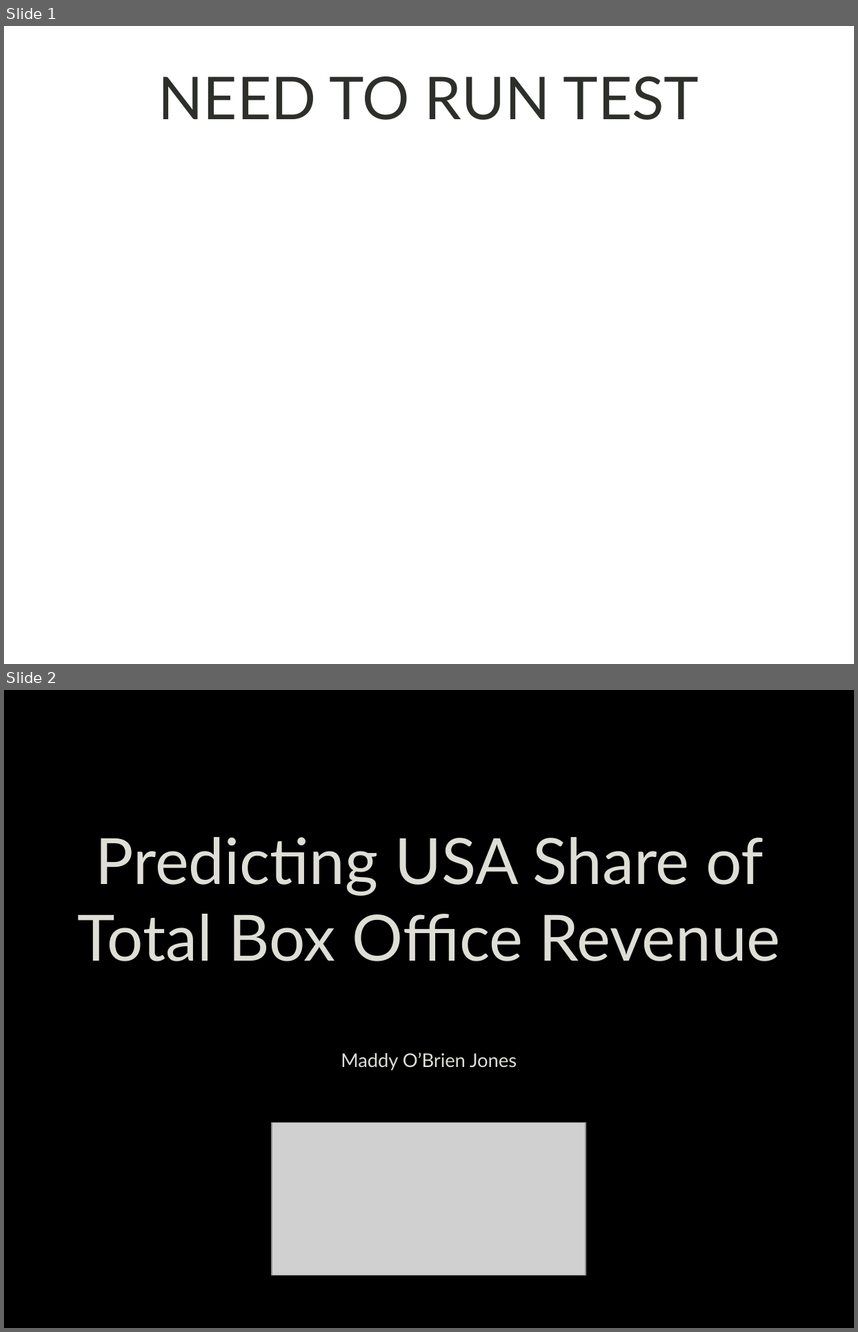
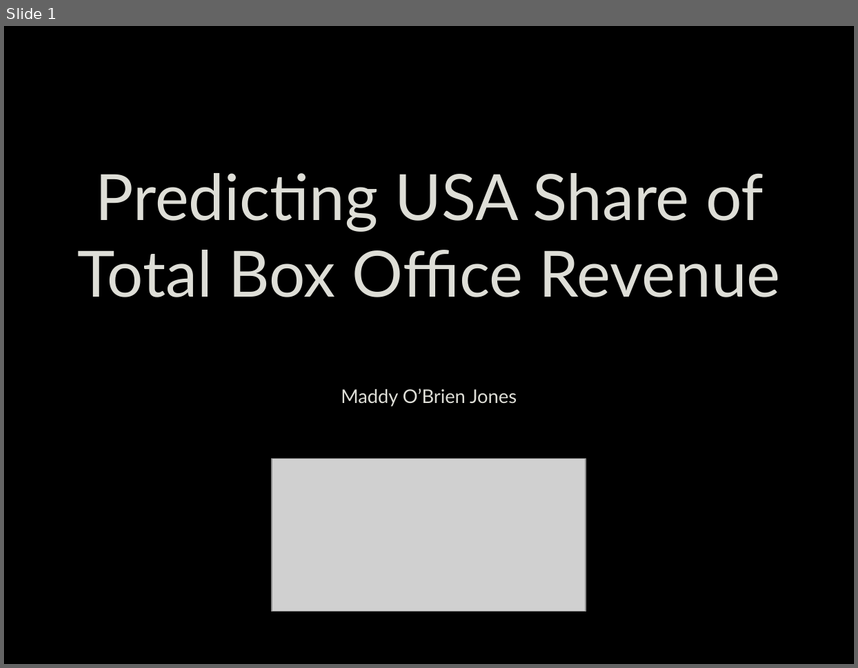
Before and after one commit to maddyobrienjones/project_luther, a slide deck: luther.pptx. Shown one above the other, each under a label of ours: slides 1 and 2 before the commit, slide 1 after it. The pictures are 858x1332 and 858x668 pixels, drawn with LibreOffice and Linux fonts; fonts in the diff are those of the drawing; grey boxes stand for pictures; background and template pictures are left out. Boxes give left, top, right and bottom in pixels: in the first picture for what was removed or moved away, otherwise in the second. Text is boxed around its words. In the diff, an @@ line names an element or a change of style, - is before the commit and + after.

```diff
--- a/luther.pptx
+++ b/luther.pptx
@@ slide 1 removed at <box>4,26,854,664</box>, background picture (left out) @@
@@ title removed at <box>158,76,700,120</box> @@
-NEED TO RUN TEST
@@ what was slide 2 is now slide 1 @@
```
Also in this commit, not shown: 4 slides changed, 1 other file.
